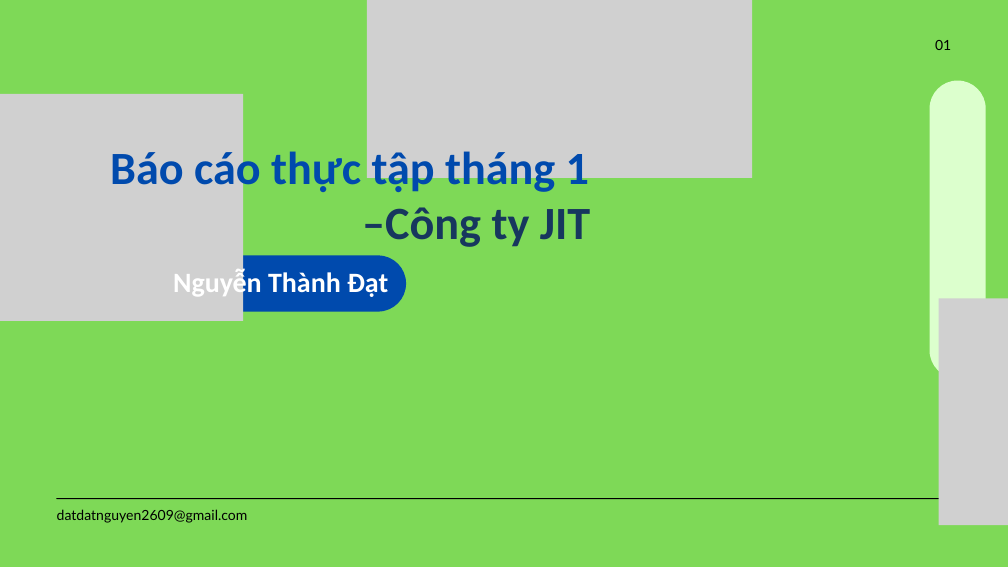
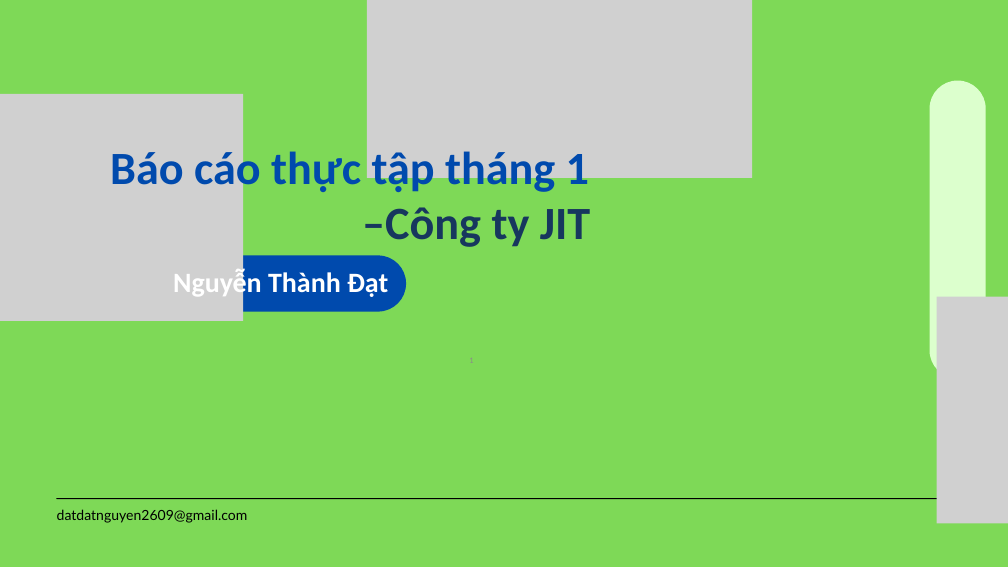
Before and after one commit to datdatnguyen2609/jit_intern, a slide deck: slide 1 of report/monthly_report/first_month_intern_report_nguyenthanhdat.pptx. Drawn at 1008x567 pixels with LibreOffice and Linux fonts; fonts in the diff are those of the drawing; grey boxes stand for pictures. Boxes give left, top, right and bottom in pixels: in the first picture for what was removed or moved away, otherwise in the second. Text is boxed around its words. In the diff, an @@ line names an element or a change of style, - is before the commit and + after.

```diff
--- a/report/monthly_report/first_month_intern_report_nguyenthanhdat.pptx
+++ b/report/monthly_report/first_month_intern_report_nguyenthanhdat.pptx
@@ text removed at (935,40,951,50) @@
-01
@@ picture at (936,296,1008,523): outline redrawn @@
```
Also in this commit, not shown: 9 other slides changed, 11 slides added, 4 slides removed, 4 other files.
